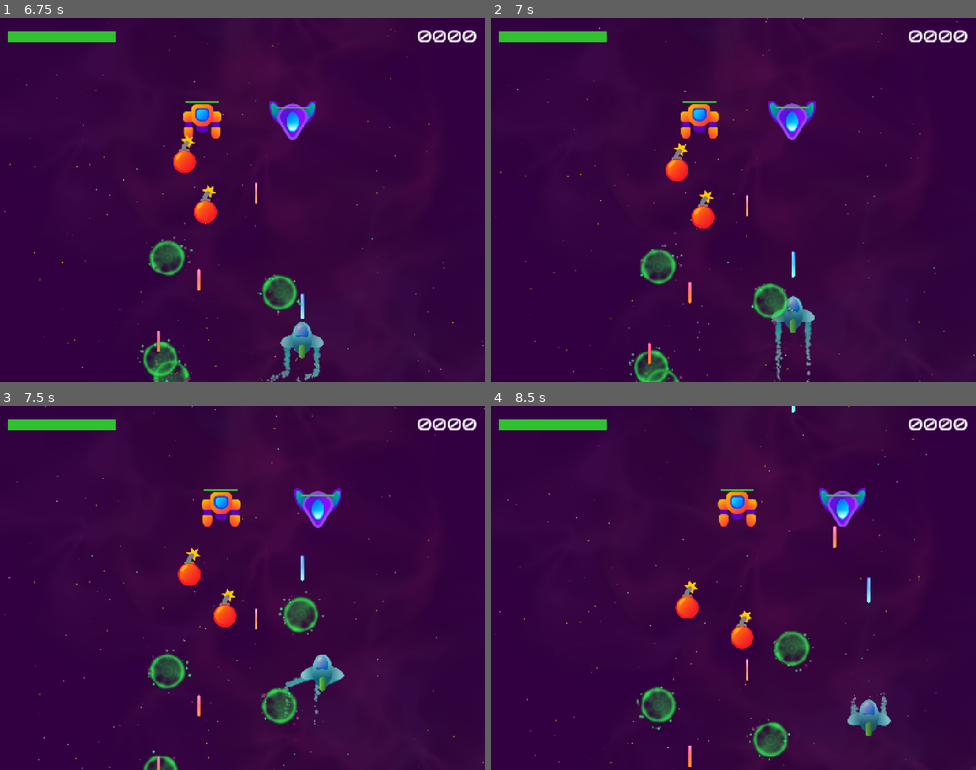
Above: before the commit, frames 1-4 (two rows, left to right).
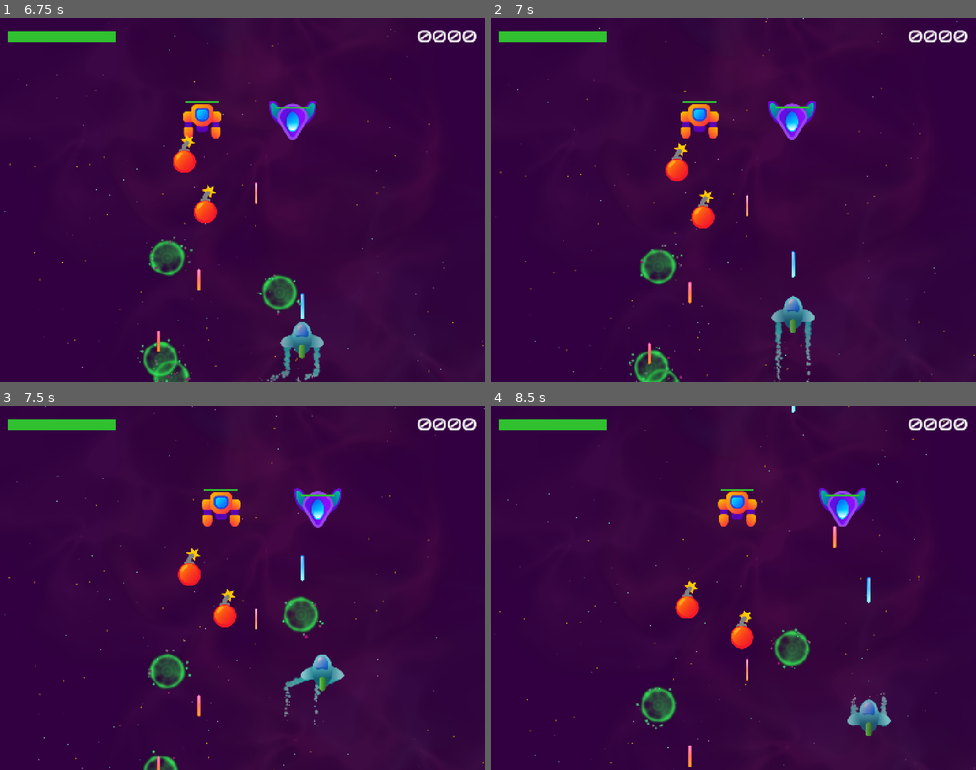
Above: after the commit, the same moments.

Repository: LHO-Developments/Godot-Projects
Game: Godot game, scene res://Scenes/Level/level.tscn
The game is run twice, just before and just after one commit, with the same random seed, the same clock (stepped at 60 frames per second) and the same inputs. Sound files missing from this copy of the repository are replaced by a short silence.
Inputs:
- Up to frame 1 (6.75 s): hold D (right) 0.53-1.28 s; tap Space (shoot) every 1.5 s from 0.6 to 6.6 s; hold S (down) 1.28-2.03 s; tap T (test) every 1.5 s from 1.35 to 5.85 s; hold D (right) 2.03-2.78 s; hold W (up) 2.78-3.53 s; hold A (left) 3.53-5.03 s; hold S (down) 5.03-5.78 s; hold D (right) 5.78-6.53 s; hold W (up) from 6.53 s (still down)
- Up to frame 2 (7 s): keep holding W (up)
- Up to frame 3 (7.5 s): release W (up) at 7.28 s; hold D (right) from 7.28 s (still down); tap T (test) at 7.35 s
- Up to frame 4 (8.5 s): release D (right) at 8.03 s; hold S (down) from 8.03 s (still down); tap Space (shoot) at 8.1 s

Frame 1 is identical in both runs. In frame 2, 0.6% of the frame differs, in the area x 53-63%, y 72-85%; in frame 3, 1.0%; in frame 4, 1.1%, in the area x 29-67%, y 60-98%.

Commit message:
Make powerup work + add missle attack

Diff:
--- a/Space Ace/space-ace/Globals/SignalHub.gd
+++ b/Space Ace/space-ace/Globals/SignalHub.gd
@@ -2,12 +2,14 @@
 
 
 signal spawn_pool_object(position: Vector2, scene: PackedScene)
-
 signal player_take_damage(damage: int)
-
+signal player_health_boost(boost: int)
 
 func emit_player_take_damage(damage: int) -> void:
 	player_take_damage.emit(damage)
 
 func emit_spawn_pool_object(position: Vector2, scene: PackedScene) -> void:
 	spawn_pool_object.emit(position, scene)
+
+func emit_player_health_boost(boost: int) -> void:
+	player_health_boost.emit(boost)
--- a/Space Ace/space-ace/Scenes/Enemy/EnemyBase.gd
+++ b/Space Ace/space-ace/Scenes/Enemy/EnemyBase.gd
@@ -5,17 +5,21 @@
 
 
 @export var speed: float = 100.0
-
-
 @export var explosion_scene: PackedScene
 
+@onready var health_bar: HealthBar = $HealthBar;
+@onready var sprite_2d: Sprite2D = $Sprite2D
 
-@onready var health_bar: HealthBar = $HealthBar;
+@export var powerup_scene: PackedScene;
+@export var powerup_chance: float = 25.0;
 
-@onready var sprite_2d: Sprite2D = $Sprite2D
+@export var missile_scene: PackedScene
+@export var missile_chance: float = 100.0
 
 func _on_health_bar_died() -> void:
 	SignalHub.emit_spawn_pool_object(global_position, explosion_scene);
+	create_random_chance_scene(powerup_scene, powerup_chance);
+	create_random_chance_scene(missile_scene, missile_chance);
 	var tween: Tween = create_tween()
 	tween.tween_property(sprite_2d, "modulate", Color("#ff0000"), 0.25)
 	tween.tween_callback(queue_free)
@@ -28,3 +32,7 @@
 
 func _on_hitbox_hit(damage: int) -> void:
 	health_bar.take_damage(damage)
+
+func create_random_chance_scene(scene: PackedScene, chance: float) -> void:
+	if scene and randf() < chance:
+		SignalHub.emit_spawn_pool_object(global_position, scene)
--- a/Space Ace/space-ace/Scenes/Enemy/EnemyBase.tscn
+++ b/Space Ace/space-ace/Scenes/Enemy/EnemyBase.tscn
@@ -3,7 +3,9 @@
 [ext_resource type="Script" uid="uid://bqp26fegli8yg" path="res://Scenes/Enemy/EnemyBase.gd" id="1_t2bgb"]
 [ext_resource type="PackedScene" uid="uid://dohkr64ph6bq" path="res://Component/Shooter/Shooter/Shooter.tscn" id="2_klqhl"]
 [ext_resource type="PackedScene" uid="uid://c73qocgk3paj8" path="res://Scenes/Explosion/EnemyShipExplosion.tscn" id="2_yj8lf"]
+[ext_resource type="PackedScene" uid="uid://bojxn1fot36f2" path="res://Scenes/PowerUp/PowerUp.tscn" id="3_ke6db"]
 [ext_resource type="PackedScene" uid="uid://tewi3dhgtkfj" path="res://Component/Hitbox/Hitbox.tscn" id="3_p26r3"]
+[ext_resource type="PackedScene" uid="uid://lie5jjga5efr" path="res://Scenes/Projectile/HomingMissile.tscn" id="4_hwtd8"]
 [ext_resource type="PackedScene" uid="uid://bjf1f0i87ltoi" path="res://Component/HealthBar/HealthBar.tscn" id="4_w3c4a"]
 
 [node name="EnemyBase" type="PathFollow2D" unique_id=330623592]
@@ -11,6 +13,8 @@
 loop = false
 script = ExtResource("1_t2bgb")
 explosion_scene = ExtResource("2_yj8lf")
+powerup_scene = ExtResource("3_ke6db")
+missile_scene = ExtResource("4_hwtd8")
 
 [node name="Sprite2D" type="Sprite2D" parent="." unique_id=1988232119]
 
@@ -20,7 +24,6 @@
 collision_layer = 2
 collision_mask = 9
 max_collisions = 1
-damage_dealt = null
 
 [node name="HealthBar" parent="." unique_id=720456850 instance=ExtResource("4_w3c4a")]
 
--- a/Space Ace/space-ace/Scenes/GameUi/GameUi.gd
+++ b/Space Ace/space-ace/Scenes/GameUi/GameUi.gd
@@ -6,11 +6,12 @@
 
 @onready var health_bar: HealthBar = $MarginContainer/HealthBar
 @onready var music: AudioStreamPlayer = $Music
-
+@onready var boost_sound: AudioStreamPlayer = $BoostSound
 
 # Called when the node enters the scene tree for the first time.
 func _ready() -> void:
 	SignalHub.player_take_damage.connect(on_player_take_damage)
+	SignalHub.player_health_boost.connect(on_player_health_boost)
 
 
 
@@ -22,3 +23,7 @@
 func _on_health_bar_died() -> void:
 	music.stop()
 	get_tree().paused = true
+
+func on_player_health_boost(boost: int) -> void:
+	health_bar.incr_value(boost)
+	boost_sound.play()
--- a/Space Ace/space-ace/Scenes/GameUi/GameUi.tscn
+++ b/Space Ace/space-ace/Scenes/GameUi/GameUi.tscn
@@ -4,6 +4,7 @@
 [ext_resource type="Script" uid="uid://ng1qj8x0t7sq" path="res://Scenes/GameUi/GameUi.gd" id="1_tt7lr"]
 [ext_resource type="FontFile" uid="uid://fkfw3g8rmnsq" path="res://Asset/Fonts/Audiowide-Regular.ttf" id="2_anolp"]
 [ext_resource type="AudioStream" uid="uid://bff46334vulgi" path="res://Asset/Sounds/830558__universfield__dark-80s-sci-fi-atmosphere.mp3" id="3_anolp"]
+[ext_resource type="AudioStream" uid="uid://du1k4fx6yy11m" path="res://Asset/Sounds/Powerup2.mp3" id="5_5hvfd"]
 
 [sub_resource type="LabelSettings" id="LabelSettings_tt7lr"]
 font = ExtResource("2_anolp")
@@ -46,4 +47,7 @@
 autoplay = true
 parameters/looping = true
 
+[node name="BoostSound" type="AudioStreamPlayer" parent="." unique_id=1789946987]
+stream = ExtResource("5_5hvfd")
+
 [connection signal="died" from="MarginContainer/HealthBar" to="." method="_on_health_bar_died"]
--- a/Space Ace/space-ace/Scenes/PowerUp/PowerUp.gd
+++ b/Space Ace/space-ace/Scenes/PowerUp/PowerUp.gd
@@ -1,7 +1,17 @@
 class_name PowerUp
+extends Poolable
 
+@export var boost: int = 25
+@onready var life_timer: Timer = $LifeTimer
 
-extends Poolable
+func activate() -> void:
+	super()
+	life_timer.start()
 
 func _on_life_timer_timeout() -> void:
 	deactivate();
+
+
+func _on_detection_area_entered(area: Area2D) -> void:
+	SignalHub.emit_player_health_boost(boost)
+	deactivate()
--- a/Space Ace/space-ace/Scenes/PowerUp/PowerUp.tscn
+++ b/Space Ace/space-ace/Scenes/PowerUp/PowerUp.tscn
@@ -11,6 +11,9 @@
 
 [sub_resource type="Gradient" id="Gradient_kdlqn"]
 colors = PackedColorArray(0.80784315, 0, 0.57254905, 1, 0.22745098, 1, 0.5529412, 1)
+
+[sub_resource type="CircleShape2D" id="CircleShape2D_gtc48"]
+radius = 53.037724
 
 [node name="PowerUp" type="Node2D" unique_id=1373468377]
 script = ExtResource("1_v5ap0")
@@ -47,4 +50,11 @@
 scale_amount_curve = SubResource("Curve_rtpde")
 color_initial_ramp = SubResource("Gradient_kdlqn")
 
+[node name="Detection" type="Area2D" parent="." unique_id=1532877916]
+collision_layer = 0
+
+[node name="CollisionShape2D" type="CollisionShape2D" parent="Detection" unique_id=1088217784]
+shape = SubResource("CircleShape2D_gtc48")
+
 [connection signal="timeout" from="LifeTimer" to="." method="_on_life_timer_timeout"]
+[connection signal="area_entered" from="Detection" to="." method="_on_detection_area_entered"]
